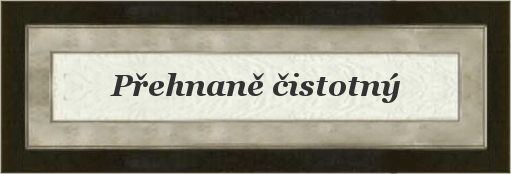
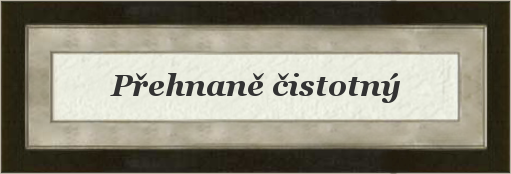
Layers edited between the first and the second 511×174 image:
painted on "Card" over [30, 33, 488, 141]
